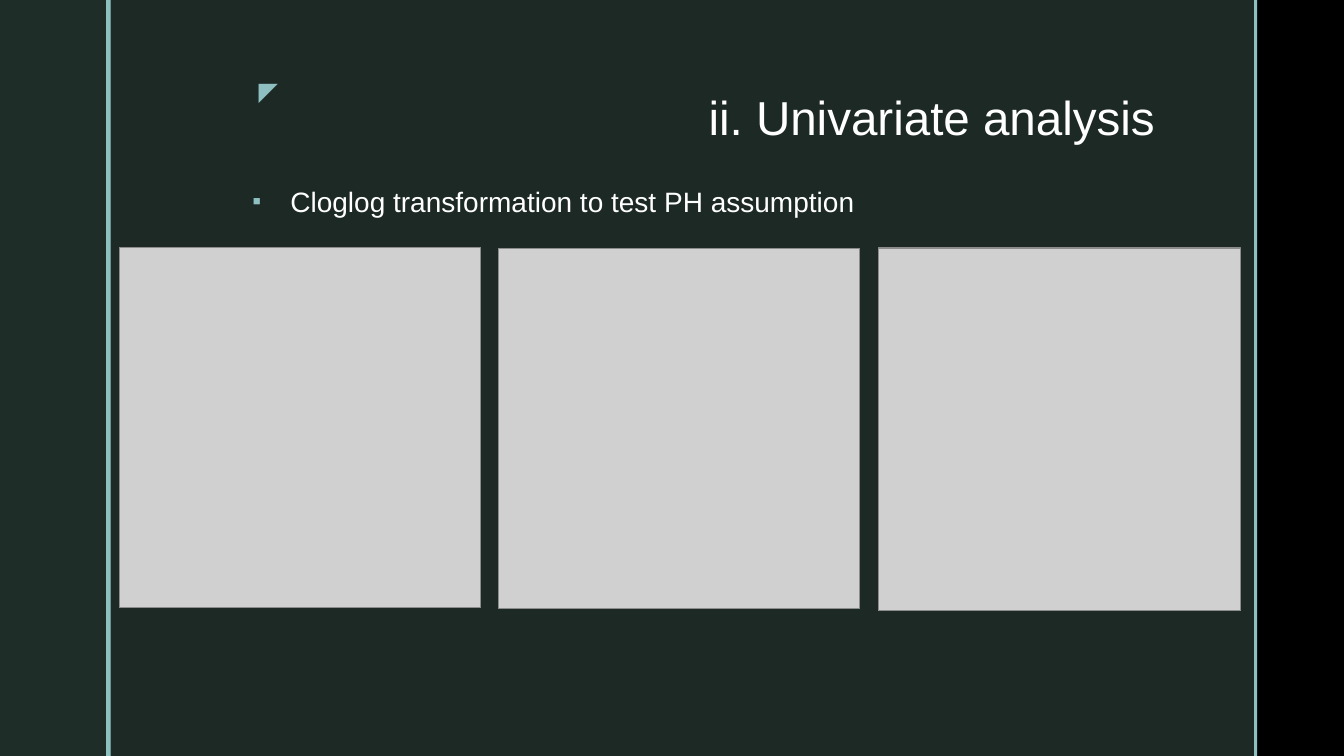
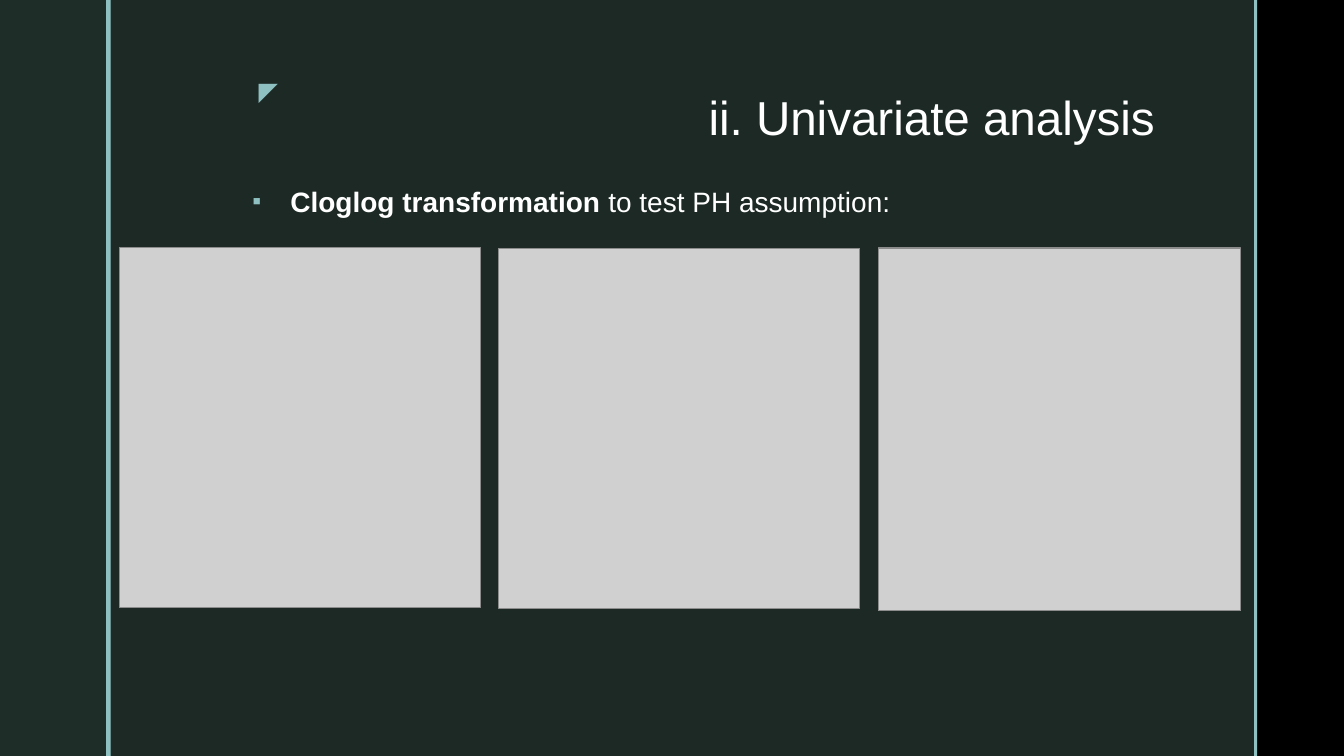
Before and after one commit to SebastianVeuskens/DSA-Project, a slide deck: slide 6 of presentation.pptx. Drawn at 1344x756 pixels with LibreOffice and Linux fonts; fonts in the diff are those of the drawing; grey boxes stand for pictures; background and template pictures are left out. Boxes give left, top, right and bottom in pixels: in the first picture for what was removed or moved away, otherwise in the second. Text is boxed around its words. In the diff, an @@ line names an element or a change of style, - is before the commit and + after.

```diff
--- a/presentation.pptx
+++ b/presentation.pptx
@@ text at [290,191,890,217]: text changed; bold on @@
-▪ Cloglog transformation to test PH assumption
+▪ Cloglog transformation to test PH assumption:
```
Also in this commit, not shown: 6 other slides changed, 4 slides added, 8 other files.
